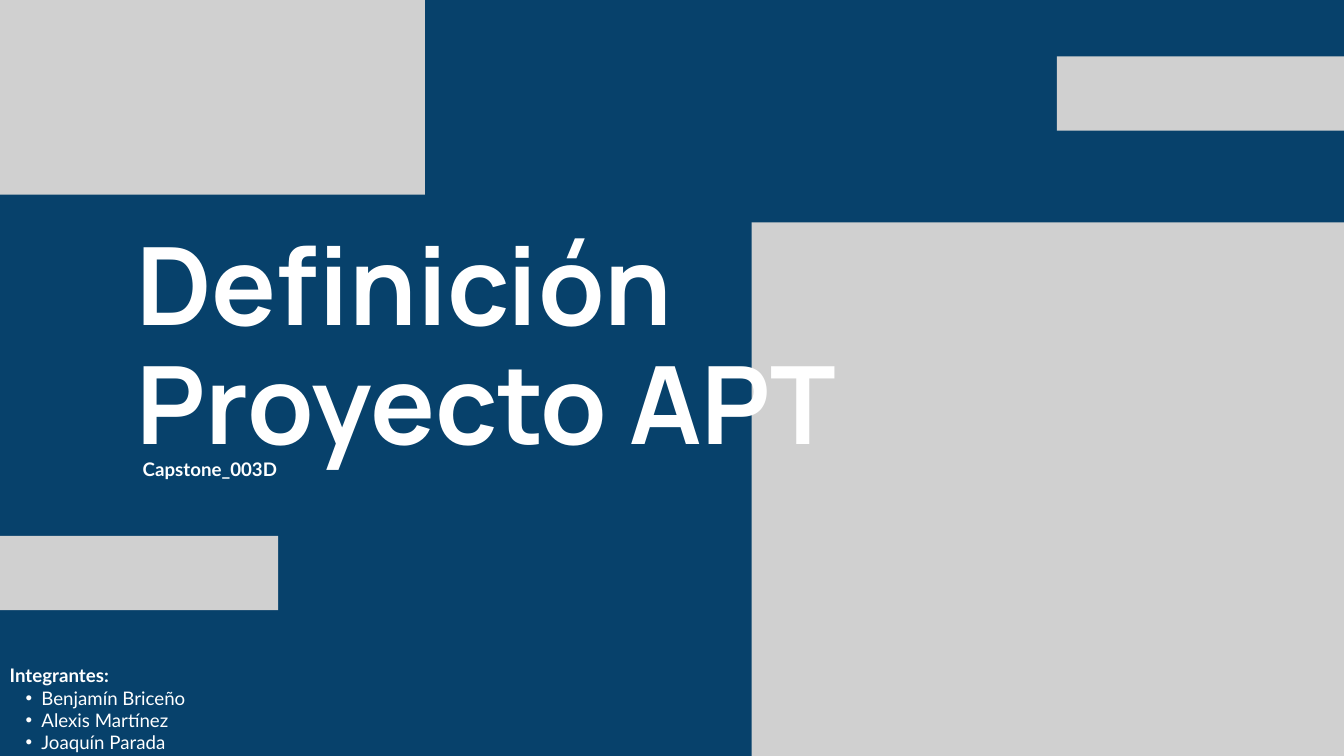
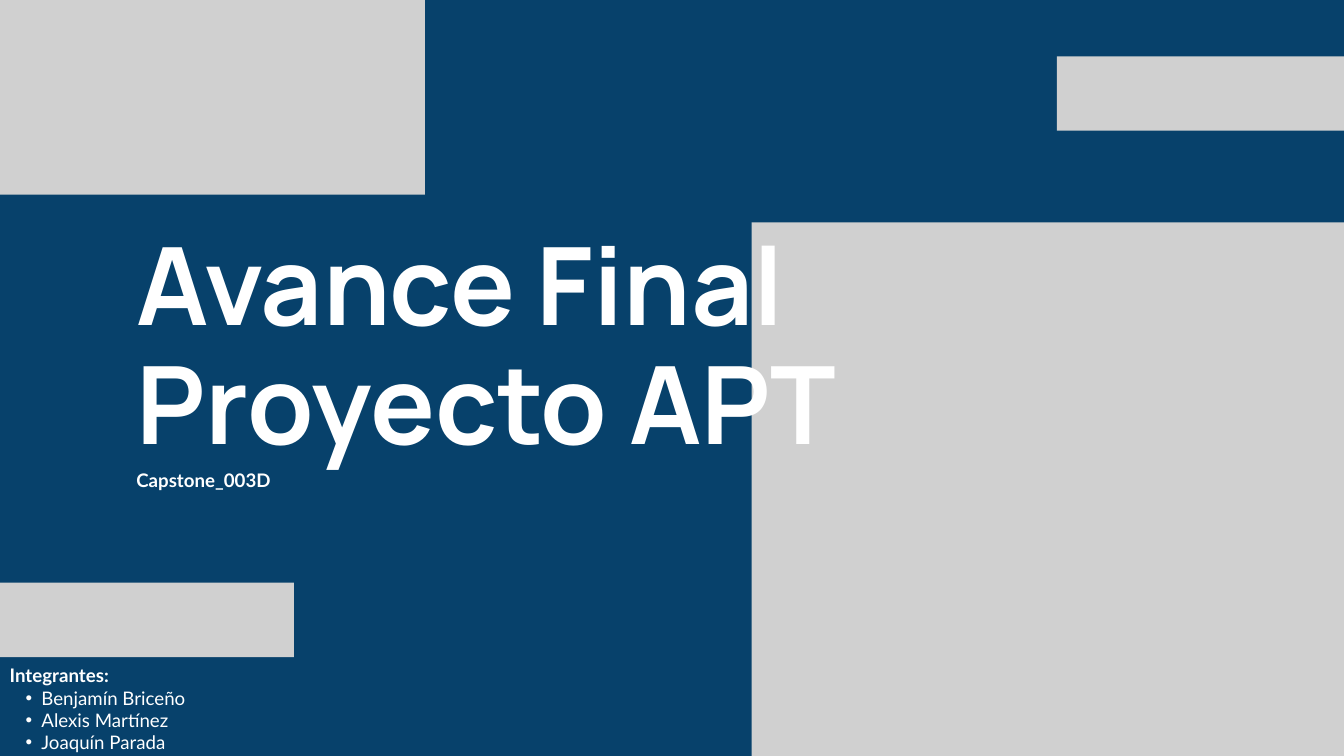
Before and after one commit to alex-msu/2025_2_PO_CAPSTONE_003D_GRUPO_002, a slide deck: slide 1 of Fase 1/Evidencias Grupales/Presentación Proyecto.pptx. Drawn at 1344x756 pixels with LibreOffice and Linux fonts; fonts in the diff are those of the drawing; grey boxes stand for pictures. Boxes give left, top, right and bottom in pixels: in the first picture for what was removed or moved away, otherwise in the second. Text is boxed around its words. In the diff, an @@ line names an element or a change of style, - is before the commit and + after.

Commit message:
pptx

```diff
--- a/Fase 1/Evidencias Grupales/Presentación Proyecto.pptx
+++ b/Fase 1/Evidencias Grupales/Presentación Proyecto.pptx
@@ text at (136,224,836,473): text changed @@
-Definición Proyecto APT
+Avance Final Proyecto APT
@@ text "Capstone_003D": place and size @@
-text "Capstone_003D" at (143,462,277,479)
+text "Capstone_003D" at (136,473,270,490)
@@ picture: place and size @@
-picture at (0,536,278,611)
+picture at (0,583,294,657)
```
Also in this commit, not shown: 1 other slide changed, 14 slides added, 7 slides removed.
